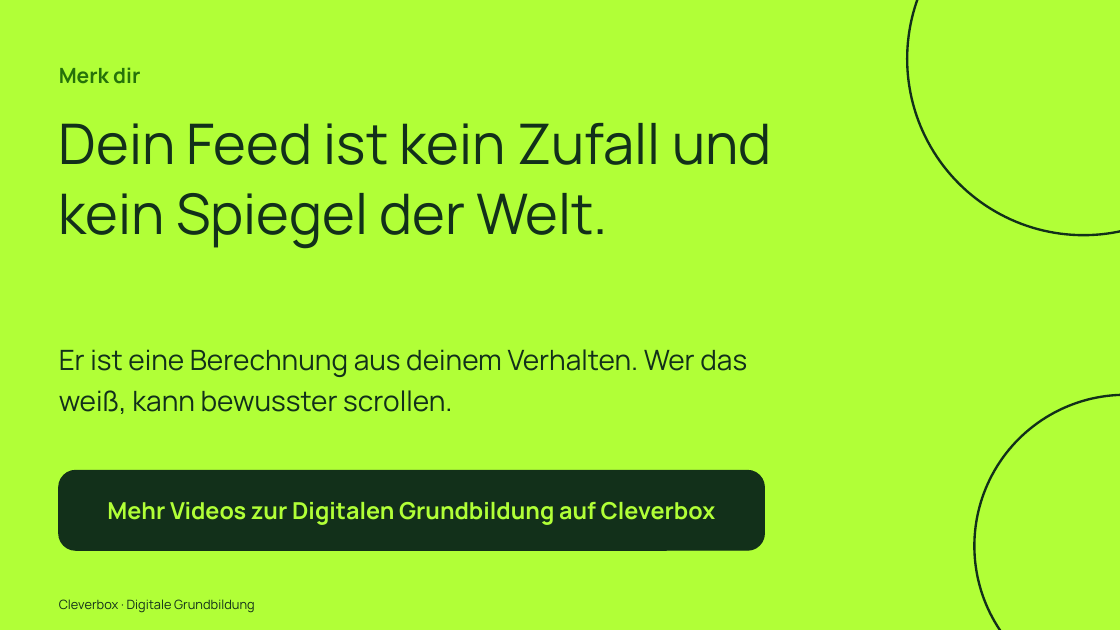
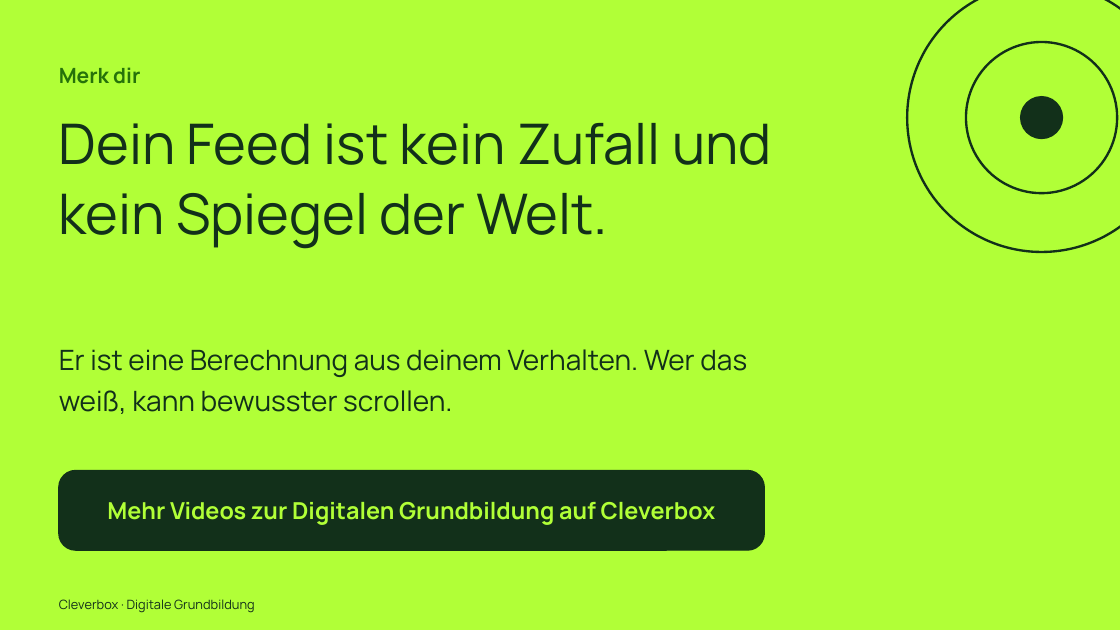
Before and after one commit to arminheske/claudecloud, a slide deck: slide 16 of videoslides/cleverbox-tiktok-slides.pptx. Drawn at 1120x630 pixels with LibreOffice and Linux fonts; fonts in the diff are those of the drawing. Boxes give left, top, right and bottom in pixels: in the first picture for what was removed or moved away, otherwise in the second. Text is boxed around its words. In the diff, an @@ line names an element or a change of style, - is before the commit and + after.

```diff
--- a/videoslides/cleverbox-tiktok-slides.pptx
+++ b/videoslides/cleverbox-tiktok-slides.pptx
@@ ellipse removed at (907, 0, 1120, 235) @@
@@ ellipse added at (907, 0, 1120, 252), fill #B1FF37, outline #12301A 2 pt @@
@@ ellipse added at (966, 42, 1117, 193), fill #B1FF37, outline #12301A 2 pt @@
@@ ellipse added at (1021, 97, 1063, 139), fill #12301A, outline #12301A 1 pt @@
@@ ellipse removed at (975, 395, 1120, 630) @@
```
Also in this commit, not shown: 15 other slides changed.
